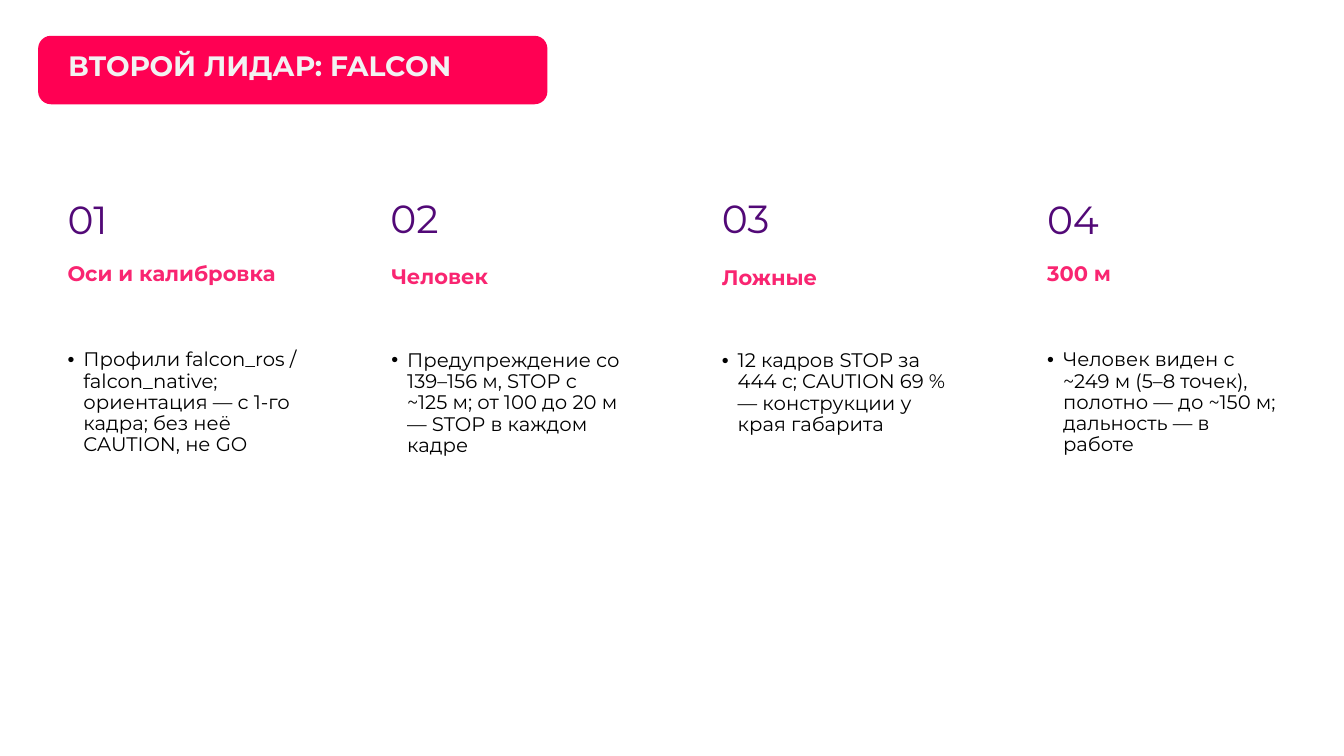
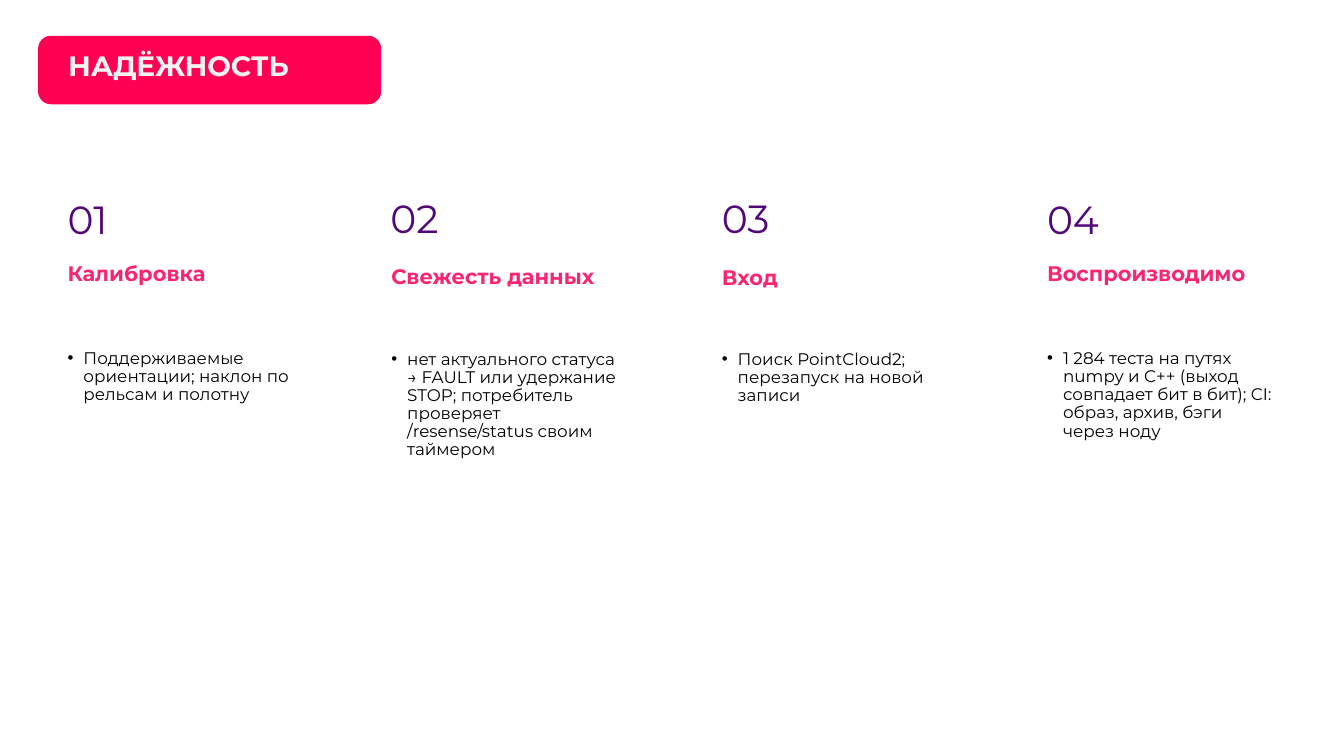
Before and after one commit to pmixay/ReSense, a slide deck: slide 14 of docs/presentation/ReSense_LCT2026.pptx. Drawn at 1344x756 pixels with LibreOffice and Linux fonts; fonts in the diff are those of the drawing; background and template pictures are left out. Boxes give left, top, right and bottom in pixels: in the first picture for what was removed or moved away, otherwise in the second. Text is boxed around its words. In the diff, an @@ line names an element or a change of style, - is before the commit and + after.

```diff
--- a/docs/presentation/ReSense_LCT2026.pptx
+++ b/docs/presentation/ReSense_LCT2026.pptx
@@ rounded rectangle: place and size @@
-rounded rectangle at (38, 35, 547, 104)
+rounded rectangle at (38, 35, 381, 104)
@@ title at (68, 51, 289, 80): text changed @@
-ВТОРОЙ ЛИДАР: FALCON
+НАДЁЖНОСТЬ
@@ text at (68, 265, 206, 285): text changed @@
-Оси и калибровка
+Калибровка
@@ text at (391, 269, 594, 287): text changed @@
-Человек
+Свежесть данных
@@ text at (1047, 266, 1245, 285): text changed @@
-300 м
+Воспроизводимо
@@ text at (722, 270, 778, 288): text changed @@
-Ложные
+Вход
@@ text at (83, 352, 289, 404): text changed; size 14 to 12 pt @@
-• Профили falcon_ros / falcon_native; ориентация — с 1-го кадра; без неё CAUTION, не GO
+• Поддерживаемые ориентации; наклон по рельсам и полотну
@@ text at (407, 356, 616, 459): text changed; size 14 to 12 pt @@
-• Предупреждение со 139–156 м, STOP с ~125 м; от 100 до 20 м — STOP в каждом кадре
+• нет актуального статуса → FAULT или удержание STOP; потребитель проверяет /resense/status своим таймером
@@ text at (738, 352, 923, 401): text changed; size 14 to 12 pt @@
-• 12 кадров STOP за 444 с; CAUTION 69 % — конструкции у края габарита
+• Поиск PointCloud2; перезапуск на новой записи
@@ text at (1063, 352, 1272, 441): text changed; size 14 to 12 pt @@
-• Человек виден с ~249 м (5–8 точек), полотно — до ~150 м; дальность — в работе
+• 1 284 теста на путях numpy и C++ (выход совпадает бит в бит); CI: образ, архив, бэги через ноду
```
Also in this commit, not shown: 9 other slides changed, 31 other files.
